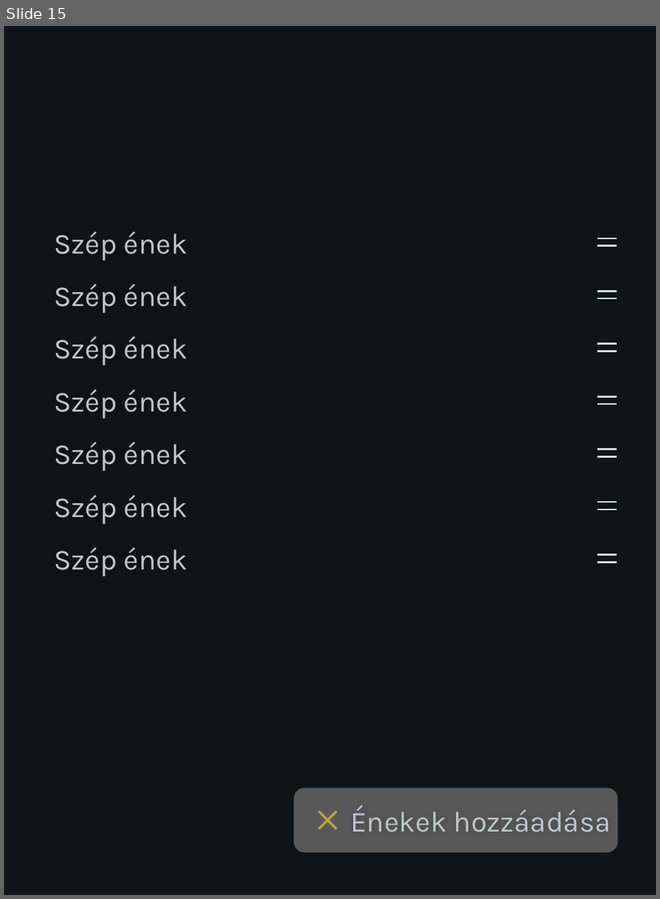
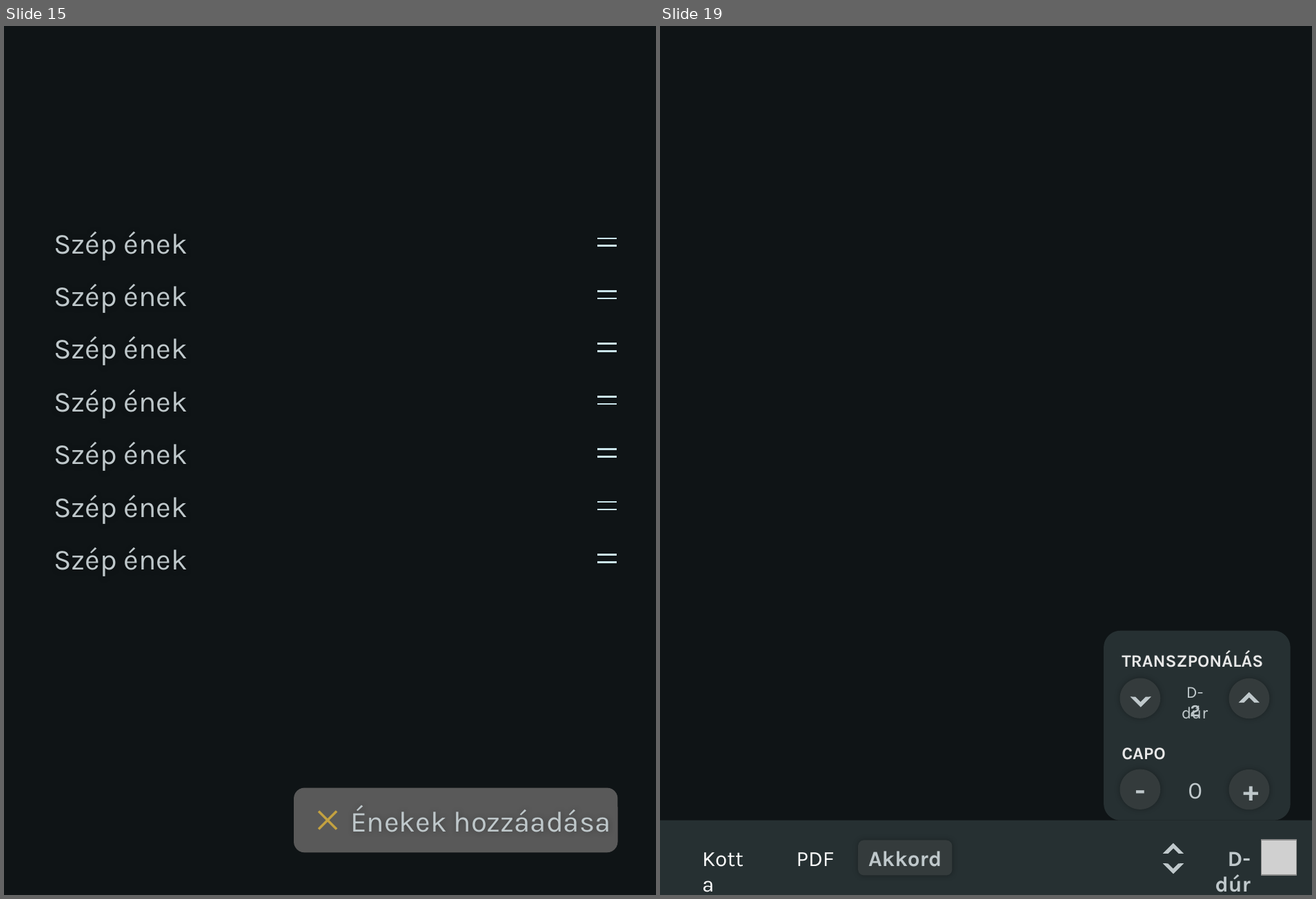
Before and after one commit to reformatus/lyric, a slide deck: Tervek/ui-terv.pptx. Shown side by side, each under a label of ours: slide 15 before the commit, slides 15 and 19 after it; the slides between them are not shown. The pictures are 660x899 and 1316x899 pixels, drawn with LibreOffice and Linux fonts; fonts in the diff are those of the drawing; grey boxes stand for pictures. Boxes give left, top, right and bottom in pixels: in the first picture for what was removed or moved away, otherwise in the second. Text is boxed around its words. In the diff, an @@ line names an element or a change of style, - is before the commit and + after.

```diff
--- a/Tervek/ui-terv.pptx
+++ b/Tervek/ui-terv.pptx
@@ slide 19 added at (660,26,1312,895), background #0F1416 @@
@@ rounded rectangle added at (1104,631,1291,821), fill #263032 @@
@@ text added at (1122,651,1263,668), 18 pt, text #E8E8E8, bold, small capitals @@
+transzponálás
@@ rounded rectangle added at (1120,678,1161,718), fill #343B3C @@
@@ half frame added at (1130,686,1151,707), fill #BFC8CB @@
@@ text added at (1182,687,1208,719), 14 pt, text #BFC8CB @@
+D-dúr
@@ rounded rectangle added at (1229,679,1269,719), fill #343B3C @@
@@ text added at (1190,706,1200,719), 14 pt, text #BFC8CB, bold @@
+2
@@ half frame added at (1239,693,1260,713), fill #BFC8CB @@
@@ text added at (1122,748,1165,760), 18 pt, text #E8E8E8, bold, small capitals @@
+capo
@@ rounded rectangle added at (1120,769,1161,809), fill #343B3C, 24 pt, text #BFC8CB, bold @@
+-
@@ rounded rectangle added at (1229,771,1269,811), fill #343B3C, 24 pt, text #BFC8CB, bold @@
++
@@ text added at (1188,783,1202,799), 20 pt, text #BFC8CB @@
+0
@@ rectangle added at (660,821,1312,895), fill #263032 @@
@@ text added at (694,841,761,875), 18 pt, text #FFFFFF @@
+Kotta
@@ text added at (797,853,835,866), 18 pt, text #FFFFFF @@
+PDF
@@ rounded rectangle added at (858,841,952,876), fill #343B3C, 18 pt, text #BFC8CB, bold @@
+Akkord
@@ half frame added at (1163,844,1184,864), fill #BFC8CB @@
@@ half frame added at (1163,853,1184,874), fill #BFC8CB @@
@@ text added at (1215,852,1251,893), 18 pt, text #BFC8CB, bold @@
+D-dúr
@@ picture added at (1261,840,1296,875) @@
```
Also in this commit, not shown: 5 other slides added.
